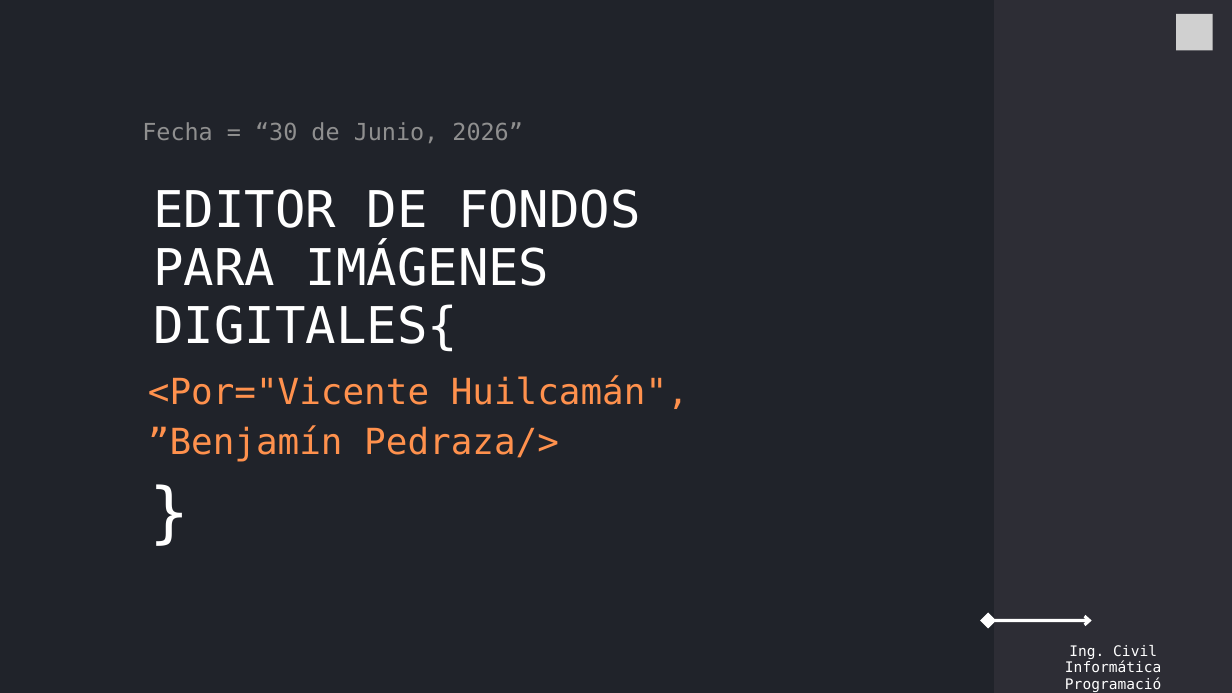
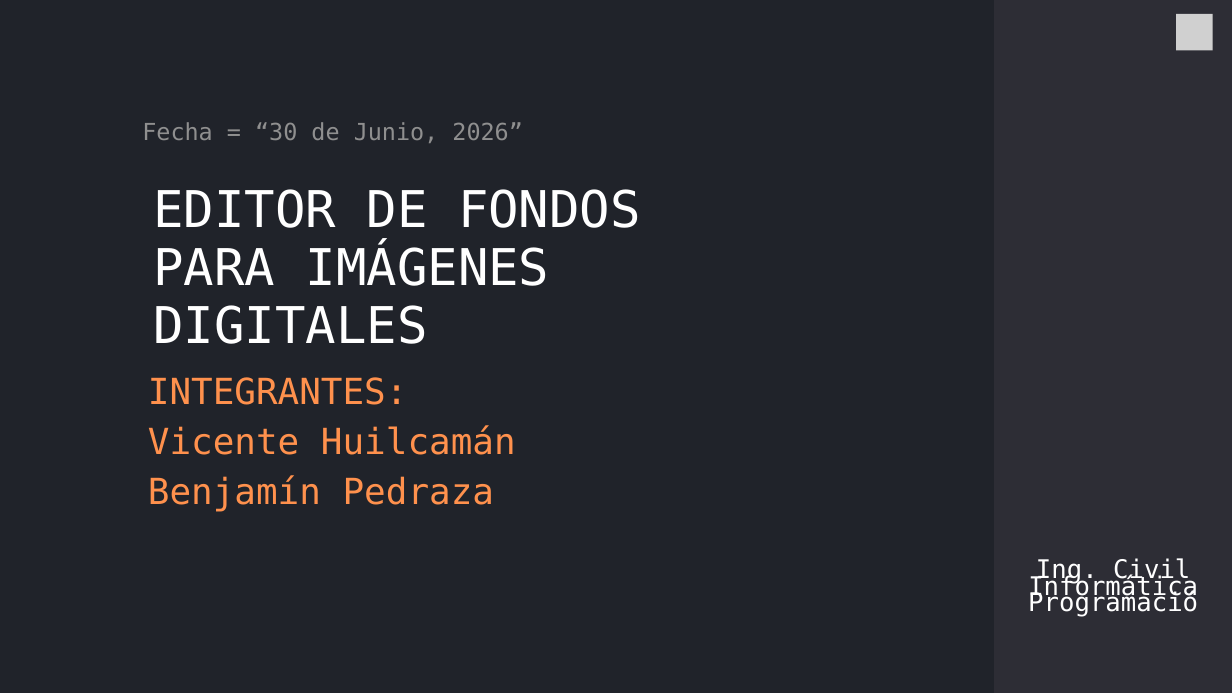
Before and after one commit to bpedrazav/Proyecto-Programaci-n-1, a slide deck: slide 1 of prograaa.pptx. Drawn at 1232x693 pixels with LibreOffice and Linux fonts; fonts in the diff are those of the drawing; grey boxes stand for pictures. Boxes give left, top, right and bottom in pixels: in the first picture for what was removed or moved away, otherwise in the second. Text is boxed around its words. In the diff, an @@ line names an element or a change of style, - is before the commit and + after.

```diff
--- a/prograaa.pptx
+++ b/prograaa.pptx
@@ freeform shape at (x1=994, y1=0, x2=1232, y2=693): outline redrawn @@
@@ text at (x1=153, y1=189, x2=641, y2=344): text changed @@
-EDITOR DE FONDOS PARA IMÁGENES DIGITALES{
+EDITOR DE FONDOS PARA IMÁGENES DIGITALES
@@ text at (x1=148, y1=377, x2=516, y2=512): text changed @@
-<Por="Vicente Huilcamán",
-”Benjamín Pedraza/>
+INTEGRANTES:
+Vicente Huilcamán
+Benjamín Pedraza
@@ text removed at (x1=150, y1=472, x2=310, y2=549) @@
-}
@@ text at (x1=1028, y1=558, x2=1198, y2=617): text changed; size 17 to 30 pt @@
-Ing. Civil Informática
-Programació
+Ing. Civil Informática Programació
@@ double arrow removed from (988, 620) to (1092, 620) @@
```
Also in this commit, not shown: 4 other slides changed.
